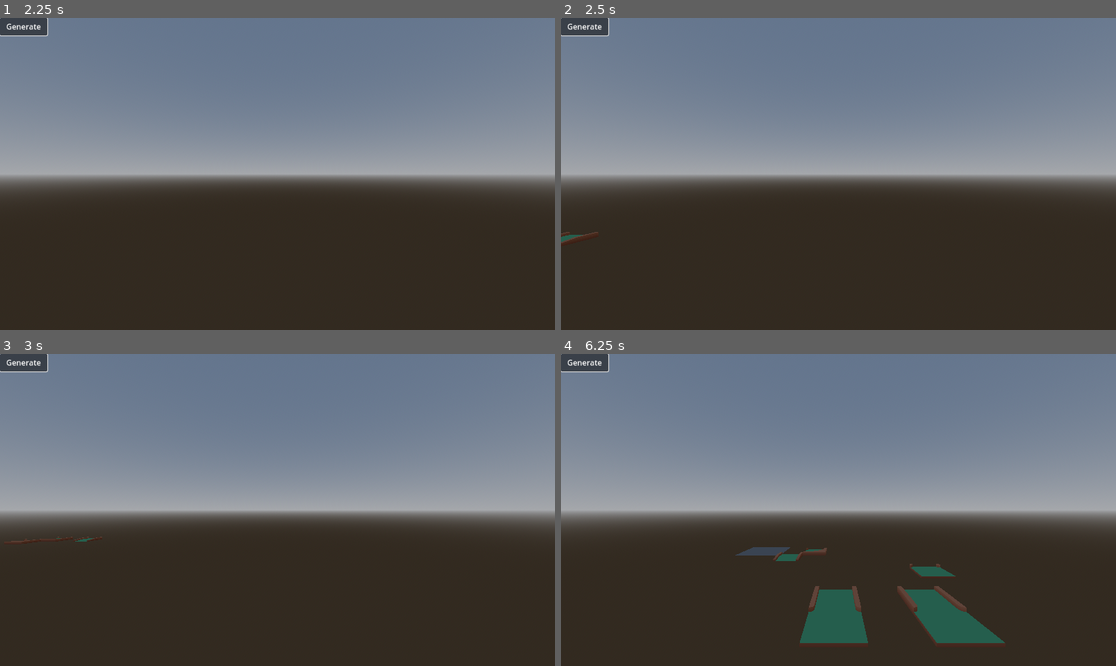
Above: before the commit, frames 1-4 (two rows, left to right).
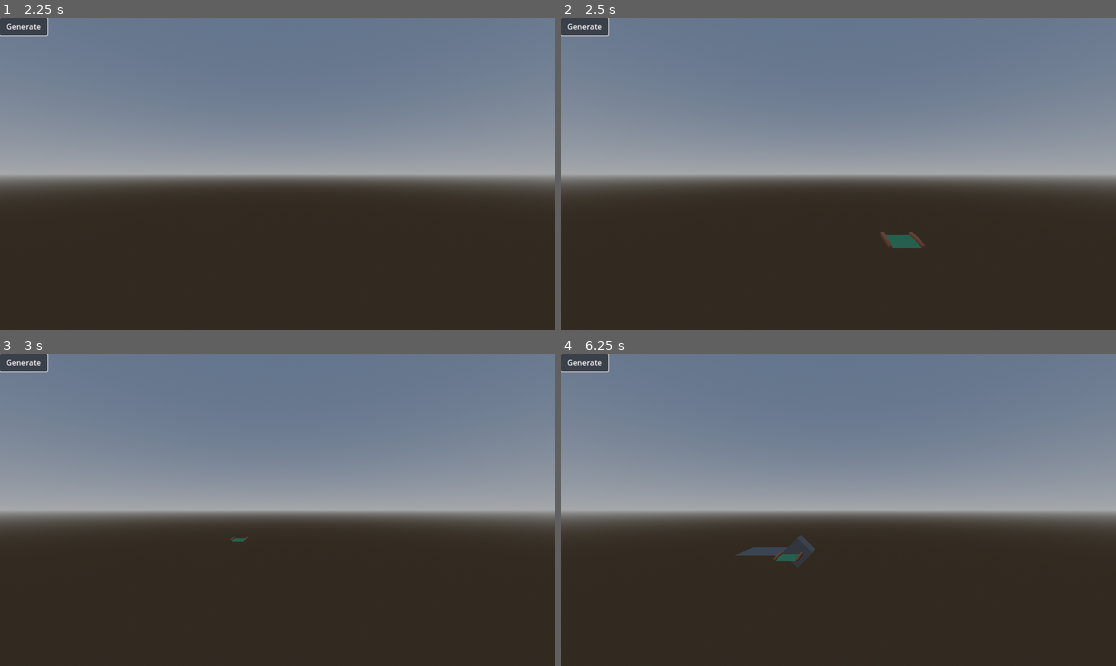
Above: after the commit, the same moments.

Repository: Inocybe/wave-function-collapse
Game: Godot game, scene res://main.tscn
Two runs of this game, one before a commit and one after it. Both use one fixed random seed, a clock stepped at 60 frames per second and the inputs below.
Inputs (mouse positions are in pixels of both pictures, inside the frame that each line leads up to):
- Up to frame 1 (2.25 s): click "Generate" at 0.5 s; tap Enter at 1.25 s; move the mouse to (399, 158) at 1.27 s; hold D 1.28-2.03 s; tap Shift at 1.35 s; click (399, 158) at 1.42 s; tap Space at 2 s; move the mouse to (166, 189) at 2.02 s; hold S from 2.03 s (still down); tap Ctrl at 2.1 s
- Up to frame 2 (2.5 s): keep holding S
- Up to frame 3 (3 s): move the mouse to (333, 441) at 2.77 s; release S at 2.78 s; hold D from 2.78 s (still down); tap Shift at 2.85 s
- Up to frame 4 (6.25 s): tap Enter at 3.5, 5 s; move the mouse to (810, 572) at 3.52 s; release D at 3.53 s; hold W 3.53-4.28 s; tap Ctrl at 3.6, 5.1 s; click (810, 572) at 3.67 s; tap Space at 4.25, 5.75 s; move the mouse to (1005, 556) at 4.27 s; hold A 4.28-5.78 s; tap Shift at 4.35, 5.85 s; move the mouse to (672, 463) at 5.02 s; move the mouse to (866, 510) at 5.77 s; hold S from 5.78 s (still down); click (866, 510) at 5.92 s

Frame 1 is identical in both runs. In frame 2, 0.4% of the frame differs, in the area x 0-66%, y 68-74%; in frame 3, less than 0.1%; in frame 4, 4.0%, in the area x 40-80%, y 58-94%.

Commit message:
not working, there is something terribly wrong, but it just doens't, it seems like notjung wrong

Diff:
--- a/main.tscn
+++ b/main.tscn
@@ -17,6 +17,8 @@
 
 [sub_resource type="PlaneMesh" id="PlaneMesh_h2yge"]
 
+[sub_resource type="BoxMesh" id="BoxMesh_h2yge"]
+
 [node name="Main" type="Node3D"]
 
 [node name="WorldEnvironment" type="WorldEnvironment" parent="."]
@@ -26,7 +28,7 @@
 script = ExtResource("2_h2yge")
 wfc_constraints = ExtResource("3_1bvp3")
 grid_map = NodePath("../GridMap")
-grid_size = Vector3i(10, 1, 10)
+grid_size = Vector3i(20, 1, 20)
 
 [node name="GridMap" type="GridMap" parent="."]
 cell_size = Vector3(1, 1, 1)
@@ -60,4 +62,8 @@
 [node name="MeshInstance3D" type="MeshInstance3D" parent="."]
 mesh = SubResource("PlaneMesh_h2yge")
 
+[node name="MeshInstance3D" type="MeshInstance3D" parent="MeshInstance3D"]
+transform = Transform3D(0.70710677, -0.70710677, 0, 0.70710677, 0.70710677, 0, 0, 0, 1, 1.6593597, 0, 0)
+mesh = SubResource("BoxMesh_h2yge")
+
 [connection signal="pressed" from="CanvasLayer/Control/Button" to="WFC" method="_on_button_pressed"]
--- a/scripts/build_grid_resource.gd
+++ b/scripts/build_grid_resource.gd
@@ -1,5 +1,5 @@
 @tool
-class_name BuildGripResource
+class_name BuildGridResource
 extends EditorScript
 
 enum ConstraintDirections { up, down, left, right, forward, back }
@@ -42,11 +42,11 @@
 
 
 func generate_constraints() -> void:
-	var all_tiles: Array[String] = []
+	var all_tiles: Array = []
 	for cell in grid_map.get_used_cells():
 		var cell_name: String = get_name_at_pos(cell)
 		if !all_tiles.has(cell_name):
-			all_tiles.append(all_tiles)
+			all_tiles.append(cell_name)
 
 	for tile_name in all_tiles:
 		if !constraints.has(tile_name):
@@ -80,6 +80,7 @@
 	if !existing_neighbors.has(neighbor_name):
 		existing_neighbors.append(neighbor_name)
 
+
 func get_name_at_pos(pos: Vector3) -> String:
 	var item_index = grid_map.get_cell_item(pos)
 	if item_index == grid_map.INVALID_CELL_ITEM:
--- a/scripts/wfc.gd
+++ b/scripts/wfc.gd
@@ -26,6 +26,7 @@
 
 
 func _on_button_pressed() -> void:
+	randomize()
 	wfc()
 	create_visual()
 
@@ -42,34 +43,13 @@
 	last_collapsed_tile = start_rand_pos
 
 	propogate(start_rand_pos)
-
-	for direction in CheckDirections.values():
-			var checking_pos = start_rand_pos + propogate_check_directions[direction]
-
-			if checking_pos.x < 0 or checking_pos.x >= grid_size.x: continue
-			if checking_pos.y < 0 or checking_pos.y >= grid_size.y: continue
-			if checking_pos.z < 0 or checking_pos.z >= grid_size.z: continue
-
-			#print(checking_pos)
-			#print("MAIN TILE", tiles[checking_pos])
-
-
-			for direction1 in CheckDirections.values():
-				var checking_pos1 = checking_pos + propogate_check_directions[direction1]
-
-				if checking_pos1.x < 0 or checking_pos1.x >= grid_size.x: continue
-				if checking_pos1.y < 0 or checking_pos1.y >= grid_size.y: continue
-				if checking_pos1.z < 0 or checking_pos1.z >= grid_size.z: continue
-
-				#print(checking_pos1, " : ", tiles[checking_pos1])
-
-
-
 	collapse_wave_function()
 
 
 func initialize() -> void:
 	var array_of_available_tiles = wfc_constraints.rules.keys()
+	if array_of_available_tiles.has("Empty"):
+		array_of_available_tiles.erase("Empty")
 	for x in range(grid_size.x):
 		for z in range(grid_size.z):
 			for y in range(grid_size.y):
@@ -118,7 +98,6 @@
 		var tile_count = tiles[pos].size()
 
 		# Skip already collapsed tiles (size == 1)
-
 		if tile_count <= 1:
 			continue
 
@@ -144,29 +123,23 @@
 		for direction in CheckDirections.values():
 			var checking_pos = current_pos + propogate_check_directions[direction]
 
-			if checking_pos.x < 0 or checking_pos.x >= grid_size.x: continue
-			if checking_pos.y < 0 or checking_pos.y >= grid_size.y: continue
-			if checking_pos.z < 0 or checking_pos.z >= grid_size.z: continue
-
-			if tiles[checking_pos].size() == 1:
+			if is_position_out_of_bounds(checking_pos):
 				continue
-
-			# pass
+			# already only 1 tile can go there, just skips to prevent error shi
+			if tiles[checking_pos].size() == 1 or tiles[checking_pos].is_empty():
+				continue
+
+
 			var possible_tiles = get_possible_tiles_for_neighbor(current_pos, direction)
 
-			var add_empty: bool = false
-			if possible_tiles.has("Empty"): add_empty = true
-
 			var new_tiles = intersect_arrays(tiles[checking_pos], possible_tiles)
 
-			if add_empty: new_tiles.append("Empty")
-
-			if new_tiles.size() < tiles[checking_pos].size():
-				tiles[checking_pos] = new_tiles
-
-				# Add neighbor to queue if it needs further propagation
-				if !visited.has(checking_pos):
-					queue.append(checking_pos)
+			tiles[checking_pos] = new_tiles
+
+
+			# Add neighbor to queue if it needs further propagation
+			if !visited.has(checking_pos):
+				queue.append(checking_pos)
 
 
 func collapse(index: Vector3i) -> void:
@@ -203,6 +176,8 @@
 
 
 
+
+
 func get_possible_tiles_for_neighbor(index: Vector3i, direction: int) -> Array:
 	var possible: Array = []
 
@@ -217,13 +192,15 @@
 
 	possible = array_unique(possible)
 
-
 	return possible
 
-
-
-
-
+# function to check grid_size so no out of bounds
+func is_position_out_of_bounds(position: Vector3i) -> bool:
+	if position.x < 0 or position.x >= grid_size.x: return true
+	if position.y < 0 or position.y >= grid_size.y: return true
+	if position.z < 0 or position.z >= grid_size.z: return true
+
+	return false
 
 func array_unique(array: Array) -> Array:
 	var unique: Array = []
@@ -232,7 +209,6 @@
 			unique.append(item)
 	return unique
 
-
 func intersect_arrays(array1: Array, array2: Array) -> Array:
 	var result: Array = []
 	for item in array1:
@@ -240,7 +216,6 @@
 			result.append(item)
 	return result
 
-
 func random_vector3i(bounds: Vector3i) -> Vector3i:
 	return Vector3i(randi_range(0, grid_size.x - 1), randi_range(0, grid_size.y - 1), randi_range(0, grid_size.z - 1))
 
Not shown: 1 places in main.tscn that only renumber resources
